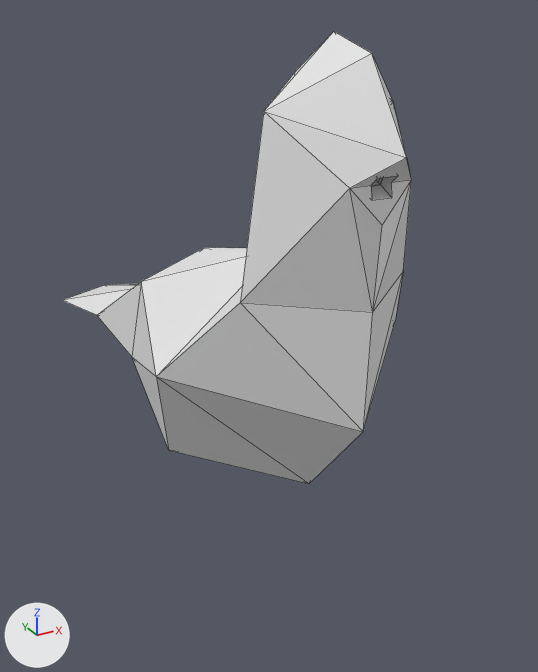
The Blender file geasul_3d_print.blend: old version first, new version second.
The view is the same before and after, from a camera (50 mm lens) standing at (-77.0, -151.0, 92.0) and looking at (12.0, 11.0, 11.0). Arrows for +X, +Y and +Z are at lower left; the lights stay in place. The first picture is the older version. Mesh edges are drawn as thin lines.

Script lines for the objects in view, before the commit:
```python
me_vert_004 = bpy.data.meshes.new('Vert.004')
me_vert_004.from_pydata(...)  # 25 vertices, 24 faces; spans x -6.4..6.4, y -82.4..-45.8, z 54.5..70.5
me_vert_005 = bpy.data.meshes.new('Vert.005')
me_vert_005.from_pydata(...)  # 30 vertices, 29 faces; spans x -30.0..-2.1, y -17.2..7.0, z -55.6..2.8
me_vert_006 = bpy.data.meshes.new('Vert.006')
me_vert_006.from_pydata(...)  # 103 vertices, 117 faces; spans x -0.85..0.85, y -1.57..3.39, z -0.55..2.45
me_vert_006.materials.append(None)
ob_geasul3dprint_beak = bpy.data.objects.new('Geasul3DPrint_beak', me_vert_004)
ob_geasul3dprint_beak.location = (0.0, 0.0, 0.0)
ob_geasul3dprint_beak.hide_set(True)
ob_geasul3dprint_body = bpy.data.objects.new('Geasul3DPrint_body', me_vert_006)
ob_geasul3dprint_body.location = (0.0, 0.0, 0.0)
ob_geasul3dprint_body.scale = (36.2, 36.2, 36.2)
ob_geasul3dprint_leg = bpy.data.objects.new('Geasul3DPrint_leg', me_vert_005)
ob_geasul3dprint_leg.location = (0.0, 7.3, 0.0)
ob_geasul3dprint_leg.hide_set(True)
```
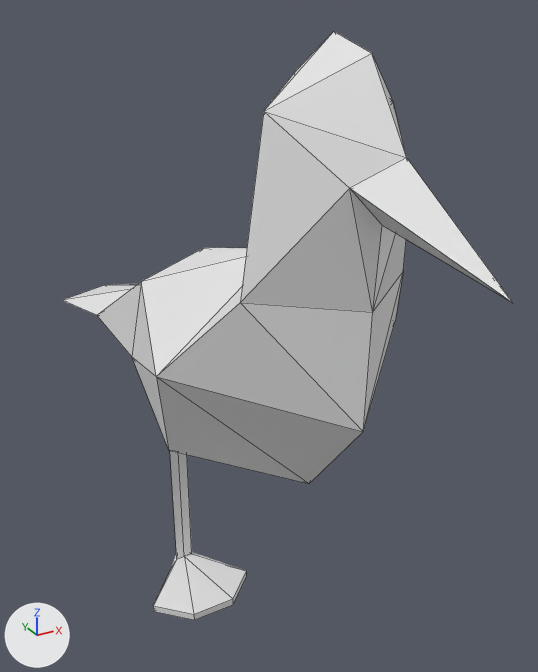
Where the change shows, as pixel boxes [x1, y1, x2, y2] in the pictures (538 x 672 px):
'Geasul3DPrint_beak', shown: after [350, 158, 512, 302]
'Geasul3DPrint_leg', shown: after [153, 451, 246, 620]

What changed in the scene script:
```text
Change ob_geasul3dprint_beak:
    remove ob_geasul3dprint_beak.hide_set(True)
Change ob_geasul3dprint_leg:
    remove ob_geasul3dprint_leg.hide_set(True)
```
